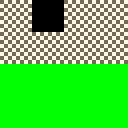
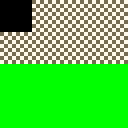
Revision of a layered w=128, h=128 image; what changed, layer by layer:
painted on "Bakgrund" over [0,0,64,32]
